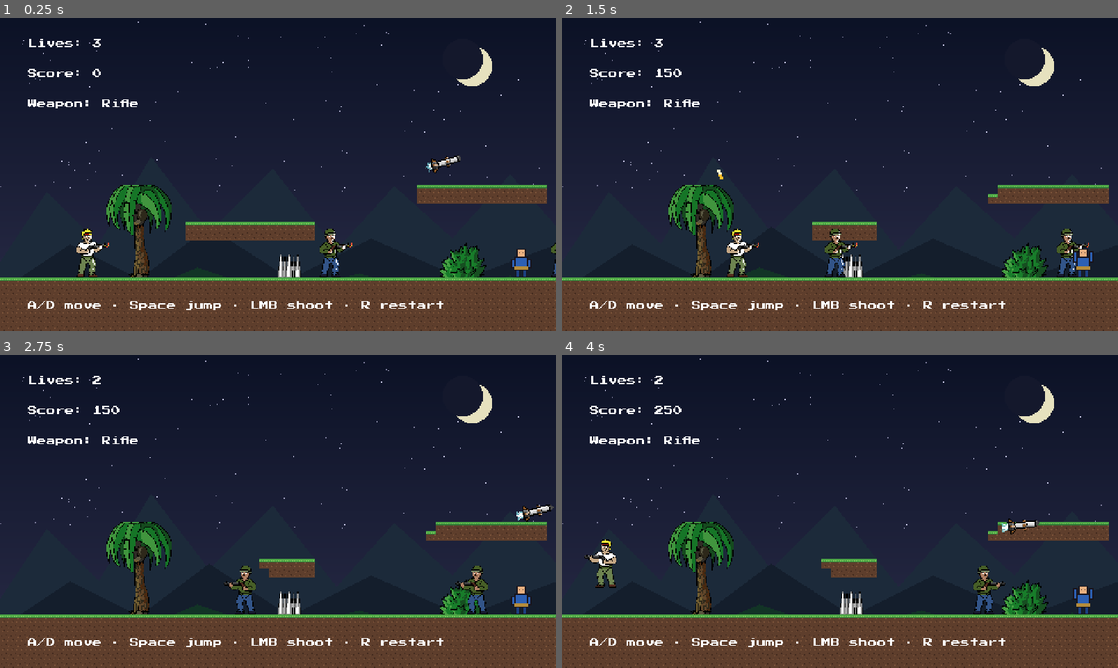
Above: before the commit, frames 1-4 (two rows, left to right).
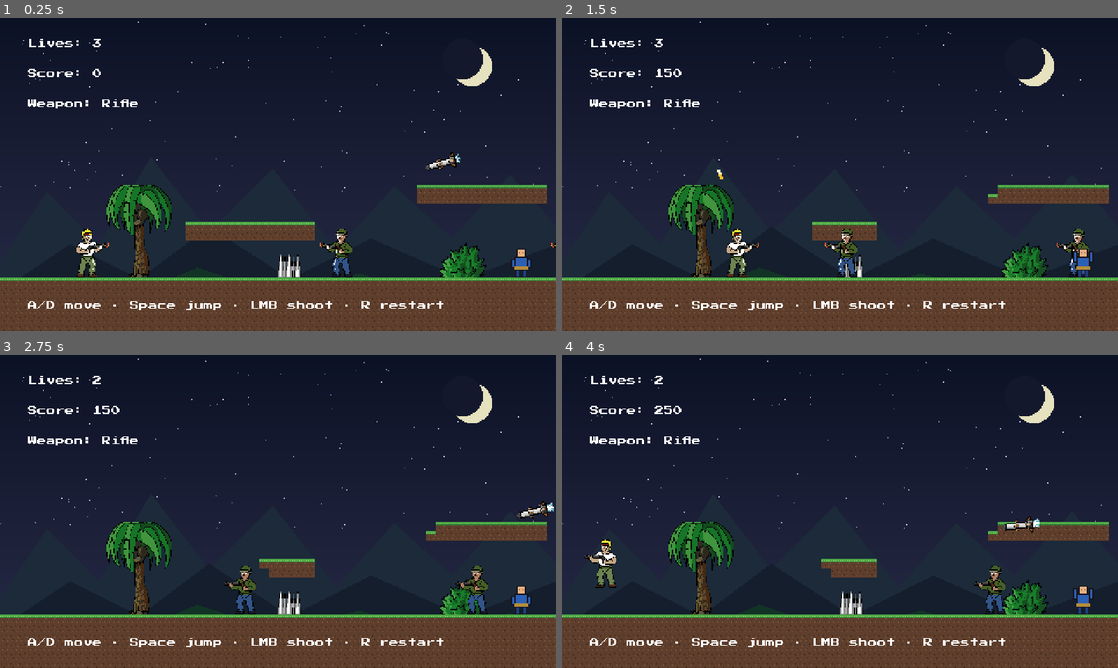
Above: after the commit, the same moments.

Repository: aleluis79/force
Game: Godot game, scene res://scenes/level_01.tscn
Same seed, same stepped clock (60 frames per second), same inputs: the game is played once before the commit and once after it. Sound files missing from this copy of the repository are replaced by a short silence.
Inputs (mouse positions are in pixels of both pictures, inside the frame that each line leads up to):
- Up to frame 1 (0.25 s): no input
- Up to frame 2 (1.5 s): tap Enter at 0.5 s; move the mouse to (962, 158) at 0.52 s; press the mouse at (962, 158) at 0.53 s; hold D (move_right) 0.53-1.25 s; tap Space (jump) at 0.77 s; release the mouse at (962, 158) at 1.25 s; drag from (728, 190) to (1084, 262) at 1.27 s
- Up to frame 3 (2.75 s): move the mouse to (333, 442) at 2.02 s; hold D (move_right) from 2.03 s (still down); hold Shift from 2.03 s (still down)
- Up to frame 4 (4 s): release D (move_right) at 2.75 s; release Shift at 2.75 s; drag from (812, 574) to (1084, 599) at 2.77 s; move the mouse to (1006, 558) at 3.52 s; hold A (move_left) from 3.53 s (still down); tap Ctrl at 3.6 s; tap Space (jump) at 3.77 s

The runs differ from the first frame. In frame 1, 0.8% of the frame differs, in the area x 57-100%, y 42-83%; in frame 2, 1.0%, in the area x 47-95%, y 67-83%; in frame 3, 0.2%; in frame 4, 0.7%.

Commit message:
fix: correct enemy sprite facing and kamikaze rotation

Diff:
--- a/scenes/kamikaze.tscn
+++ b/scenes/kamikaze.tscn
@@ -16,4 +16,5 @@
 
 [node name="Sprite" type="Sprite2D" parent="."]
 texture = ExtResource("2_kamikaze_tex")
+flip_h = true
 hframes = 2
--- a/src/entities/grunt.gd
+++ b/src/entities/grunt.gd
@@ -46,7 +46,8 @@
 
 	if _sprite != null:
 		_sprite.frame = int(Time.get_ticks_msec() / 150) % 2
-		_sprite.flip_h = facing_direction < -0.1
+		# The grunt art faces left by default.
+		_sprite.flip_h = facing_direction > 0.1
 
 
 func take_damage(amount: int) -> void:
--- a/tests/integration/test_enemies.gd
+++ b/tests/integration/test_enemies.gd
@@ -59,7 +59,11 @@
 	assert_signal_emitted_with_parameters(grunt, "died", [100])
 
 
-func _make_world(enemy_scene: String, enemy_position: Vector2) -> Dictionary:
+func _make_world(
+	enemy_scene: String,
+	enemy_position: Vector2,
+	player_position: Vector2 = PLAYER_POSITION
+) -> Dictionary:
 	var terrain := DestructibleTerrain.new()
 	add_child_autoqfree(terrain)
 
@@ -67,7 +71,7 @@
 	var player_packed := load("res://scenes/player.tscn") as PackedScene
 	var player := player_packed.instantiate() as Player
 	player.input_source = input
-	player.position = PLAYER_POSITION
+	player.position = player_position
 	add_child_autoqfree(player)
 
 	var enemy_packed := load(enemy_scene) as PackedScene
@@ -83,11 +87,34 @@
 		await get_tree().physics_frame
 
 
-func test_grunt_faces_the_player_direction() -> void:
+func test_grunt_faces_left_when_the_player_is_left() -> void:
 	var setup := _make_world("res://scenes/grunt.tscn", Vector2(300, 200))
 	var grunt: Grunt = setup.enemy
 
 	await _wait_physics_frames(30)
 
 	var sprite := grunt.get_node("Sprite") as Sprite2D
-	assert_true(sprite.flip_h, "grunt must face left when chasing a player on its left")
+	assert_false(sprite.flip_h, "grunt art faces left by default")
+
+
+func test_grunt_faces_right_when_the_player_is_right() -> void:
+	var setup := _make_world("res://scenes/grunt.tscn", Vector2(100, 200), Vector2(300, 200))
+	var grunt: Grunt = setup.enemy
+
+	await _wait_physics_frames(30)
+
+	var sprite := grunt.get_node("Sprite") as Sprite2D
+	assert_true(sprite.flip_h, "grunt must flip when chasing to the right")
+
+
+func test_kamikaze_faces_its_flight_direction() -> void:
+	var setup := _make_world("res://scenes/kamikaze.tscn", Vector2(300, 100))
+	var kamikaze: Kamikaze = setup.enemy
+	var player: Player = setup.player
+
+	await _wait_physics_frames(2)
+
+	var expected := (player.global_position - kamikaze.global_position).normalized().angle()
+	assert_almost_eq(kamikaze.rotation, expected, 0.2)
+	var sprite := kamikaze.get_node("Sprite") as Sprite2D
+	assert_true(sprite.flip_h, "missile art points left and must be flipped")
Not shown, added: openspec/changes/archive/2026-11-03-fix-enemy-facing/.openspec.yaml
Not shown, added: openspec/changes/archive/2026-11-03-fix-enemy-facing/design.md
Not shown, added: openspec/changes/archive/2026-11-03-fix-enemy-facing/proposal.md
Not shown, added: openspec/changes/archive/2026-11-03-fix-enemy-facing/tasks.md
